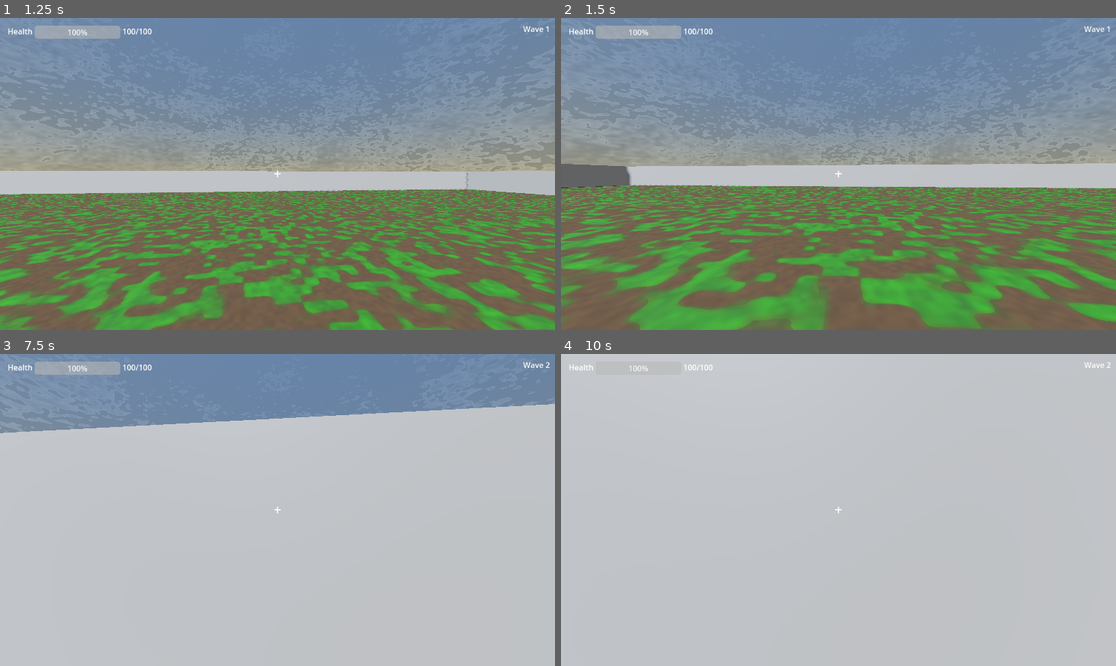
Above: before the commit, frames 1-4 (two rows, left to right).
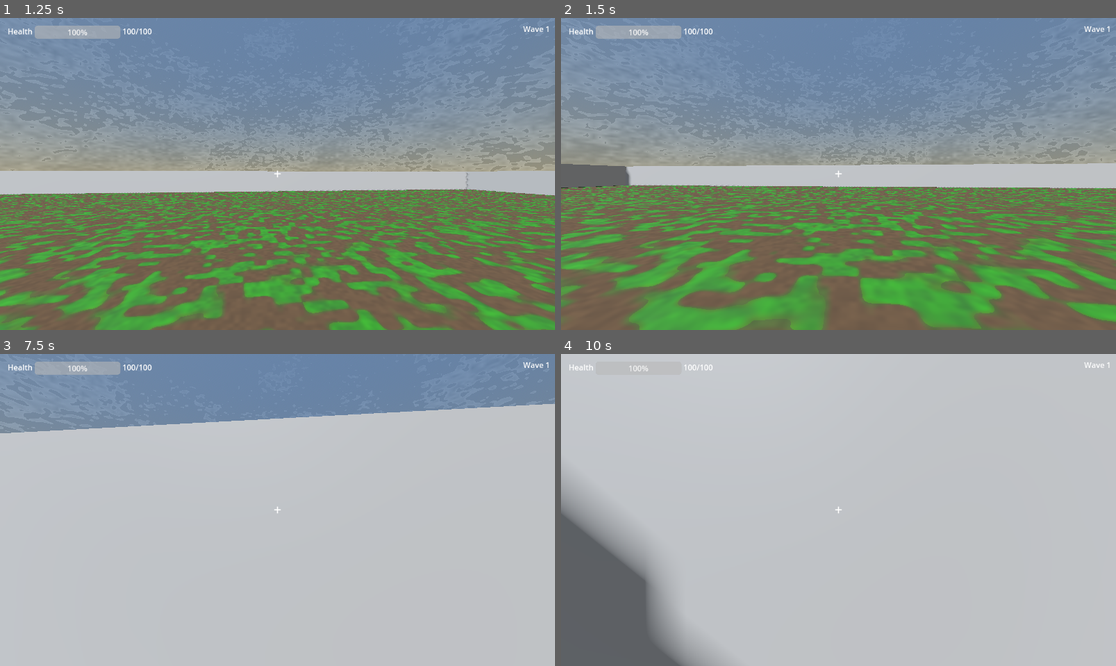
Above: after the commit, the same moments.

Repository: Liloslash/gwj_critters
Game: Godot game, scene res://World.tscn
The game is run twice, just before and just after one commit, with the same random seed, the same clock (stepped at 60 frames per second) and the same inputs.
Inputs (mouse positions are in pixels of both pictures, inside the frame that each line leads up to):
- Up to frame 1 (1.25 s): tap Enter (ui_accept) at 0.5, 0.77 s; move the mouse to (305, 174) at 0.52 s; press the mouse at (305, 174) at 0.53 s; hold W (up) from 0.53 s (still down)
- Up to frame 2 (1.5 s): keep holding W (up); move the mouse to (810, 174) at 1.27 s; release the mouse at (810, 174) at 1.28 s; click (810, 174) at 1.35 s
- Up to frame 3 (7.5 s): tap Enter (ui_accept) at 1.52, 3.02, 3.77, 4.52, 5.75, 6.02, 6.77 s; move the mouse to (288, 503) at 2.02 s; press the mouse at (288, 503) at 2.03 s; move the mouse to (271, 516) at 2.77 s; release the mouse at (271, 516) at 2.78 s; click (271, 516) at 2.85 s; move the mouse to (316, 513) at 3.52 s; press the mouse at (316, 513) at 3.53 s; move the mouse to (233, 506) at 4.27 s; release the mouse at (233, 506) at 4.28 s; click (233, 506) at 4.35 s; move the mouse to (283, 510) at 5.02 s; press the mouse at (283, 510) at 5.03 s; move the mouse to (255, 503) at 5.77 s; release W (up) at 5.78 s; release the mouse at (255, 503) at 5.78 s; hold D (right) 5.78-6.53 s; click (255, 503) at 5.85 s; move the mouse to (305, 510) at 6.52 s; press the mouse at (305, 510) at 6.53 s; hold W (up) from 6.53 s (still down); move the mouse to (249, 510) at 7.27 s; release the mouse at (249, 510) at 7.28 s; click (249, 510) at 7.35 s
- Up to frame 4 (10 s): tap Enter (ui_accept) at 7.52, 8, 9.02, 9.77 s; move the mouse to (849, 503) at 8.02 s; press the mouse at (849, 503) at 8.03 s; move the mouse to (832, 516) at 8.77 s; release W (up) at 8.78 s; release the mouse at (832, 516) at 8.78 s; hold A (left) 8.78-9.53 s; click (832, 516) at 8.85 s; move the mouse to (877, 513) at 9.52 s; press the mouse at (877, 513) at 9.53 s; hold W (up) from 9.53 s (still down)

Frame 1 is identical in both runs. In frame 2, 0.6% of the frame differs, in the area x 0-100%, y 32-100%; in frame 3, less than 0.1%; in frame 4, 9.4%, in the area x 0-99%, y 2-100%.

Commit message:
adjust waves

Diff:
--- a/World.tscn
+++ b/World.tscn
@@ -78,6 +78,8 @@
 [node name="World" type="Node3D"]
 script = ExtResource("1_p1v5b")
 enemy_scene = ExtResource("2_2dftf")
+wave_pause_seconds = 1.8
+enemy_count_base = 2
 metadata/_edit_lock_ = true
 
 [node name="Ground" type="StaticBody3D" parent="."]
--- a/enemy/Enemy.tscn
+++ b/enemy/Enemy.tscn
@@ -21,6 +21,7 @@
 
 [node name="CharacterBody3D" type="CharacterBody3D"]
 script = ExtResource("1_tt7e2")
+SPEED = 4.0
 
 [node name="CollisionShape3D" type="CollisionShape3D" parent="."]
 shape = SubResource("CapsuleShape3D_gqquq")
--- a/enemy/enemy.gd
+++ b/enemy/enemy.gd
@@ -1,7 +1,7 @@
 extends CharacterBody3D
 
 
-const SPEED = 3.0
+@export var SPEED = 3.0
 @export var acceleration = 10.0
 @export var max_health := 100
 var current_health := 100
--- a/hud.gd
+++ b/hud.gd
@@ -12,14 +12,12 @@
 		player.health_changed.connect(_on_health_changed)
 	_on_health_changed(player.current_health, player.max_health)
 
-	# Try to connect to weapon hit signals for crosshair flash
 	var weapon: Node = player.get_node_or_null("RaycastWeapon") if player else null
 	if weapon and weapon.has_signal("hit_confirmed"):
 		weapon.connect("hit_confirmed", Callable(self, "show_hitmarker"))
 
-func set_wave(wave_number: int) -> void:
-	if is_instance_valid(wave_label):
-		wave_label.text = "Wave %d" % wave_number
+func set_wave(wave_label_value: String) -> void:
+	wave_label.text = wave_label_value
 
 func _on_health_changed(current: int, max_value: int) -> void:
 	health_bar.max_value = max_value
--- a/player/Player.tscn
+++ b/player/Player.tscn
@@ -1,7 +1,8 @@
-[gd_scene load_steps=5 format=3 uid="uid://bporlauvhb1m8"]
+[gd_scene load_steps=6 format=3 uid="uid://bporlauvhb1m8"]
 
 [ext_resource type="Script" uid="uid://bd02db1dg7fme" path="res://player/player.gd" id="1_xhfnw"]
 [ext_resource type="Script" uid="uid://cg4svlkrqmlrv" path="res://player/raycast_weapon.gd" id="2_weapon"]
+[ext_resource type="AudioStream" uid="uid://dyxlurd1gttlb" path="res://Assets/Sons Critters/Bruitage/Dégats/pistol-shot.mp3" id="3_wnvi2"]
 
 [sub_resource type="CapsuleShape3D" id="CapsuleShape3D_0rwas"]
 
@@ -23,7 +24,11 @@
 [node name="CollisionShape3D" type="CollisionShape3D" parent="DamageZone"]
 shape = SubResource("SphereShape3D_xhfnw")
 
-[node name="RaycastWeapon" type="Node" parent="."]
+[node name="MainWeapon" type="Node" parent="."]
 script = ExtResource("2_weapon")
 camera_path = NodePath("../Node3D/Camera3D")
 player_body_path = NodePath("..")
+
+[node name="GunShot" type="AudioStreamPlayer" parent="."]
+stream = ExtResource("3_wnvi2")
+max_polyphony = 4
--- a/player/player.gd
+++ b/player/player.gd
@@ -6,7 +6,7 @@
 signal health_changed(current, max)
 
 @onready var damage_zone: Area3D = $DamageZone
-@onready var weapon: RaycastWeapon = $RaycastWeapon
+@onready var weapon: RaycastWeapon = $MainWeapon
 
 @export var max_health = 100
 @export var current_health = 100
--- a/player/raycast_weapon.gd
+++ b/player/raycast_weapon.gd
@@ -1,9 +1,11 @@
 extends Node
 class_name RaycastWeapon
 
+@onready var gun_shot: AudioStreamPlayer = $"../GunShot"
+
 signal hit_confirmed(target, position: Vector3)
 
-@export var damage: int = 25
+@export var damage: int = 50
 @export var ray_distance: float = 2000.0
 @export var collision_mask: int = 1
 @export var camera_path: NodePath
@@ -29,6 +31,7 @@
 	var space: PhysicsDirectSpaceState3D = get_viewport().world_3d.direct_space_state
 	var query := _build_query(from, to)
 	var result: Dictionary = space.intersect_ray(query)
+	gun_shot.play()
 	if result.is_empty():
 		_apply_recoil()
 		return
--- a/world.gd
+++ b/world.gd
@@ -1,7 +1,4 @@
 extends Node3D
-
-signal wave_started(wave_number: int)
-signal wave_waiting(seconds_left: int, next_wave_number: int)
 
 @onready var spawn_timer: Timer = $SpawnTimer
 
@@ -10,48 +7,48 @@
 @onready var wave_timer: Timer = $WaveTimer
 
 @export var enemy_scene: PackedScene
-@export var spawn_interval_seconds: float = 2.0
-@export var wave_pause_seconds: float = 4.0
-@export var wave_spawn_count_base: int = 1
-@export var wave_spawn_count_increment: int = 2
+@export var spawn_interval_seconds: float = 1.0
+@export var wave_pause_seconds: float = 2.0
+@export var enemy_count_base: int = 4
+@export var enemy_count_multiplier: float = 3.0
+@export var enemy_linear_increment: int = 4
+@export var spawn_delay_min_seconds: float = 0.2
+@export var spawn_delay_numerator: float = 2.0
 
 var current_wave: int = 0
 var enemies_to_spawn_this_wave: int = 0
 var enemies_spawned_in_wave: int = 0
-var _last_wait_seconds_left: int = -1
+var enemies_alive_count: int = 0
+var is_between_waves: bool = false
 
 func _ready() -> void:
 	_configure_spawn_timer()
 	_configure_wave_timer()
 	_seed_rng()
 	_cache_spawn_markers()
-	set_process(true)
 	_start_next_wave()
 
-func _process(_delta: float) -> void:
-	# Emit countdown updates while waiting between waves (on whole-second ticks)
-	if wave_timer and not wave_timer.is_stopped():
-		var seconds_left: int = int(ceil(wave_timer.time_left))
-		if seconds_left != _last_wait_seconds_left:
-			_last_wait_seconds_left = seconds_left
-			emit_signal("wave_waiting", seconds_left, current_wave + 1)
 
 func _on_spawn_timer_timeout() -> void:
 	if _spawn_enemy_random():
 		enemies_spawned_in_wave += 1
 		if enemies_spawned_in_wave >= enemies_to_spawn_this_wave:
 			spawn_timer.stop()
-			wave_timer.start()
+			# If all spawned enemies are already dead, finish the wave now
+			if enemies_alive_count <= 0:
+				_finish_wave()
 
 func _start_next_wave() -> void:
+	is_between_waves = false
 	current_wave += 1
 	enemies_spawned_in_wave = 0
-	enemies_to_spawn_this_wave = wave_spawn_count_base + (current_wave - 1) * wave_spawn_count_increment
-	_notify_wave_started()
+	enemies_to_spawn_this_wave = _compute_enemy_count_for_wave(current_wave)
+	spawn_timer.wait_time = _compute_spawn_interval_for_wave(current_wave)
+	print("Wave %d: %d enemies to spawn (spawn delay: %.2fs)" % [current_wave, enemies_to_spawn_this_wave, spawn_timer.wait_time])
+	_update_hud_wave_started()
 	spawn_timer.start()
 
 func _on_wave_timer_timeout() -> void:
-	_last_wait_seconds_left = -1
 	_start_next_wave()
 
 # --- Helpers ---
@@ -93,14 +90,50 @@
 	var enemy_instance: Node3D = enemy_scene.instantiate()
 	enemy_instance.transform = marker.global_transform
 	add_child(enemy_instance)
+	enemies_alive_count += 1
+	if not enemy_instance.tree_exited.is_connected(_on_enemy_tree_exited):
+		enemy_instance.tree_exited.connect(_on_enemy_tree_exited)
 	return true
 
 func _spawn_enemy_random() -> bool:
 	var marker: Marker3D = _get_random_spawn_marker()
 	return _spawn_enemy_at_marker(marker)
 
-func _notify_wave_started() -> void:
-	emit_signal("wave_started", current_wave)
+func _finish_wave() -> void:
+	if is_between_waves:
+		return
+	is_between_waves = true
+	_update_hud_wave_ended()
+	wave_timer.stop()
+	wave_timer.start(wave_pause_seconds)
+
+func _on_enemy_tree_exited() -> void:
+	enemies_alive_count = max(0, enemies_alive_count - 1)
+	if spawn_timer.is_stopped() and enemies_alive_count == 0:
+		_finish_wave()
+
+func _update_hud_wave_started() -> void:
 	var hud: Node = get_node_or_null("HUD")
 	if hud and hud.has_method("set_wave"):
-		hud.call("set_wave", current_wave)
+		hud.set_wave("Wave %d" % current_wave)
+
+func _update_hud_wave_ended() -> void:
+	var hud: Node = get_node_or_null("HUD")
+	if hud and hud.has_method("set_wave"):
+		hud.set_wave("Waiting for next wave...")
+
+# --- Difficulty/Scaling Logic ---
+
+func _compute_enemy_count_for_wave(wave_number: int) -> int:
+	# Linear increase: base + 4 per wave (configurable)
+	var waves_after_first: int = max(0, wave_number - 1)
+	var count: int = enemy_count_base + (waves_after_first * enemy_linear_increment)
+	return max(1, count)
+
+func _compute_spawn_interval_for_wave(wave_number: int) -> float:
+	# spawnDelay = max(min, numerator / ln(wave + 2))
+	var ln_component: float = sqrt(float(wave_number))
+	if ln_component <= 0.0:
+		return spawn_interval_seconds
+	var delay: float = spawn_delay_numerator / ln_component
+	return max(spawn_delay_min_seconds, delay)
Not shown, added: Assets/Sons Critters/Bruitage/Alarme/Alarm sound effect.mp3.import
Not shown, added: Assets/Sons Critters/Bruitage/Blabla/alien-high-pitch.mp3.import
Not shown, added: Assets/Sons Critters/Bruitage/Blabla/alien-talking.mp3.import
Not shown, added: Assets/Sons Critters/Bruitage/Blabla/children-giggling-kids-laughing.mp3.import
Not shown, added: Assets/Sons Critters/Bruitage/Blabla/congratulations-message-notification-sound-sfx.mp3.import
Not shown, added: Assets/Sons Critters/Bruitage/Blabla/crit-gutural-greu.mp3.import
Not shown, added: Assets/Sons Critters/Bruitage/Blabla/cute-alien-noises.mp3.import
Not shown, added: Assets/Sons Critters/Bruitage/Blabla/cute-creature-look-out.mp3.import
Not shown, added: Assets/Sons Critters/Bruitage/Blabla/cutie-laugh.mp3.import
Not shown, added: Assets/Sons Critters/Bruitage/Blabla/giggle.mp3.import
Not shown, added: Assets/Sons Critters/Bruitage/Blabla/giggle10.mp3.import
Not shown, added: Assets/Sons Critters/Bruitage/Blabla/humming.mp3.import
(and 30 more such lines)
